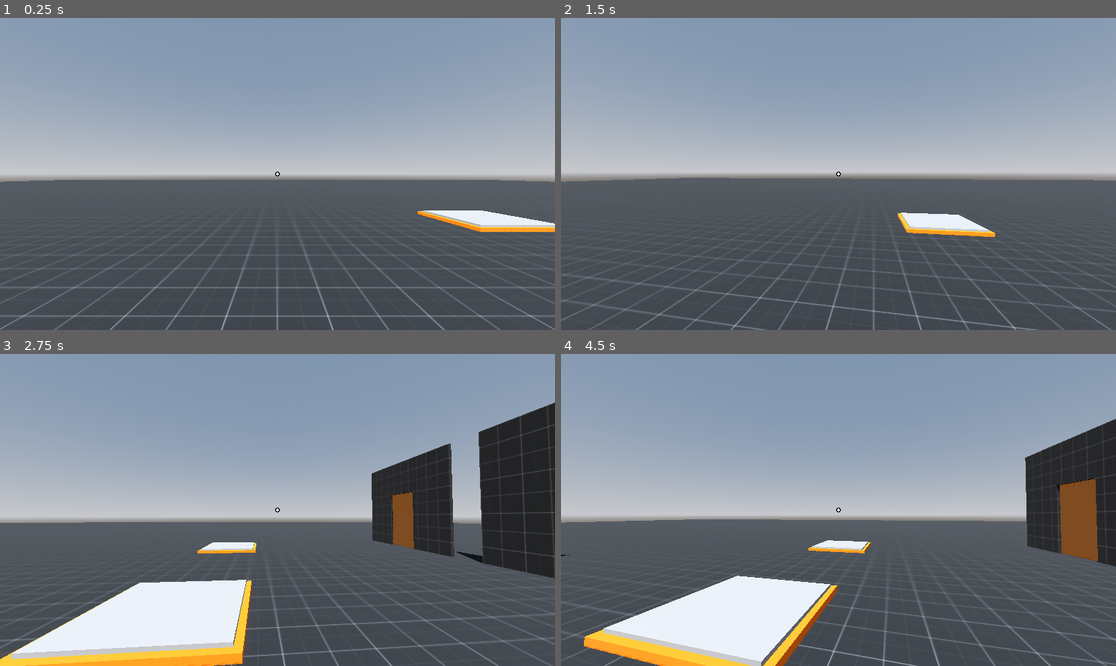
Above: before the commit, frames 1-4 (two rows, left to right).
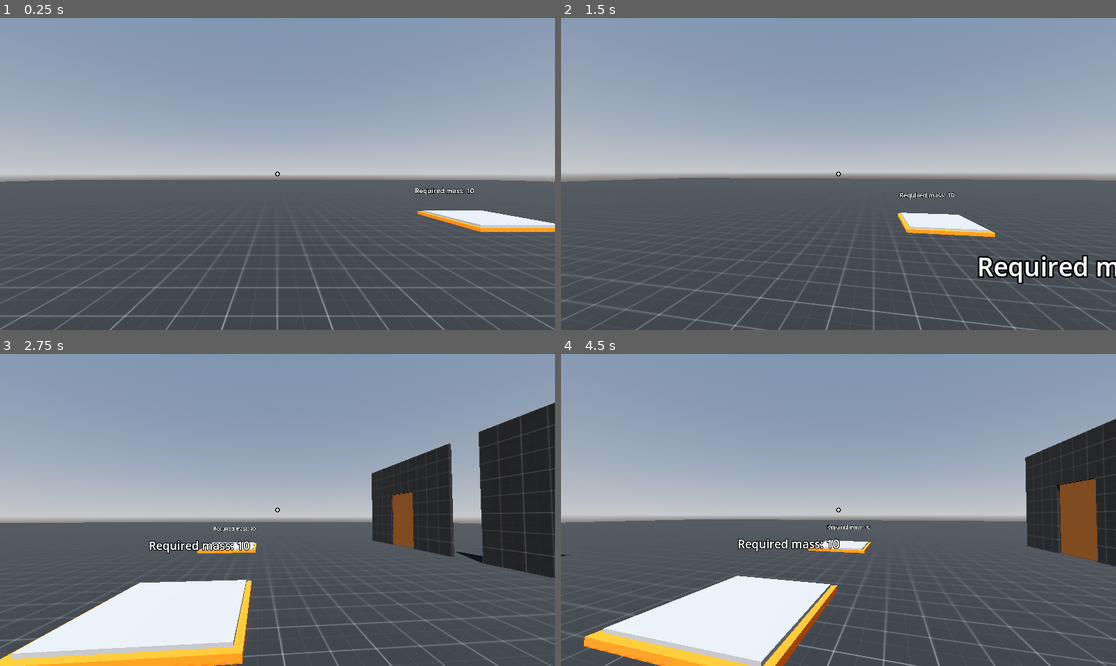
Above: after the commit, the same moments.

Repository: Radian6405/Rescale
Game: Godot game, scene res://levels/sandbox.tscn
The game is run twice, just before and just after one commit, with the same random seed, the same clock (stepped at 60 frames per second) and the same inputs. This scene is started directly instead of the project's main scene.
Inputs (mouse positions are in pixels of both pictures, inside the frame that each line leads up to):
- Up to frame 1 (0.25 s): no input
- Up to frame 2 (1.5 s): tap Enter at 0.5 s; move the mouse to (866, 174) at 0.52 s; hold D (move_right) 0.53-1.28 s; tap Q (decrease_size) at 0.6 s; tap Space (jump) at 0.77 s; move the mouse to (810, 174) at 1.27 s; hold S (move_back) from 1.28 s (still down); click (810, 174) at 1.35 s
- Up to frame 3 (2.75 s): tap Space (jump) at 1.52 s; move the mouse to (288, 503) at 2.02 s; release S (move_back) at 2.03 s; hold D (move_right) from 2.03 s (still down); tap E (increase_size) at 2.1 s
- Up to frame 4 (4.5 s): move the mouse to (832, 516) at 2.77 s; tap F (interact) at 2.85 s; tap Space (jump) at 3.02, 3.77 s; move the mouse to (877, 513) at 3.52 s; release D (move_right) at 3.53 s; hold A (move_left) from 3.53 s (still down); tap W (move_front) at 3.6 s; move the mouse to (794, 506) at 4.27 s; tap Shift (sprint) at 4.35 s

The runs differ from the first frame. In frame 1, 0.1% of the frame differs, in the area x 74-86%, y 54-57%; in frame 2, 1.3%, in the area x 60-100%, y 55-86%; in frame 3, 0.4%; in frame 4, 0.5%.

Commit message:
feat: platforms now have required mass indicator

Diff:
--- a/levels/Chapter 1/level_1_1.tscn
+++ b/levels/Chapter 1/level_1_1.tscn
@@ -31,7 +31,7 @@
 size = Vector3(10, 5, 20)
 
 [sub_resource type="BoxShape3D" id="BoxShape3D_lx81q"]
-size = Vector3(19.9, 5, 6)
+size = Vector3(14.9, 5, 6)
 
 [sub_resource type="StyleBoxFlat" id="StyleBoxFlat_pifn7"]
 bg_color = Color(0, 0, 0, 0.470588)
@@ -111,7 +111,7 @@
 [node name="PlatformManager" type="Node3D" parent="."]
 
 [node name="Platform" parent="PlatformManager" node_paths=PackedStringArray("door_obj") instance=ExtResource("4_ixbcv")]
-transform = Transform3D(1, 0, 0, 0, 1, 0, 0, 0, 1, -3, 0, 11)
+transform = Transform3D(-1, 0, -8.74228e-08, 0, 1, 0, 8.74228e-08, 0, -1, -3, 0, 11)
 door_obj = NodePath("../../DoorManager/BrownDoor")
 
 [node name="CollisionShape3D" parent="PlatformManager/Platform/Area3D" index="0"]
@@ -168,7 +168,7 @@
 [node name="tut3area" type="Area3D" parent="TutorialManager/tut3"]
 
 [node name="CollisionShape3D" type="CollisionShape3D" parent="TutorialManager/tut3/tut3area"]
-transform = Transform3D(1, 0, 0, 0, 1, 0, 0, 0, 1, 15.05, 2.5, 11)
+transform = Transform3D(1, 0, 0, 0, 1, 0, 0, 0, 1, 17.55, 2.5, 11)
 shape = SubResource("BoxShape3D_lx81q")
 
 [node name="VBoxContainer2" type="VBoxContainer" parent="TutorialManager"]
--- a/scenes/pickups/cylinder_pickup.tscn
+++ b/scenes/pickups/cylinder_pickup.tscn
@@ -13,7 +13,7 @@
 min_scale = 0.3
 
 [node name="MassLabel" parent="MassLabelController" index="0"]
-transform = Transform3D(1, 0, 0, 0, 1, 0, 0, 0, 1, 0, 1.3, 0)
+transform = Transform3D(1, 0, 0, 0, 1, 0, 0, 0, 1, 0, 1.2, 0)
 
 [node name="MeshInstance3D" type="MeshInstance3D" parent="ScaleController" index="0"]
 mesh = SubResource("CylinderMesh_hxt81")
--- a/scenes/platforms/box_platform.tscn
+++ b/scenes/platforms/box_platform.tscn
@@ -53,3 +53,6 @@
 [node name="MeshInstance3D5" type="MeshInstance3D" parent="." index="6"]
 transform = Transform3D(-4.37114e-08, -1, 4.37114e-08, 0, -4.37114e-08, -1, 1, -4.37114e-08, 1.91069e-15, 1.05, 0.5, 0)
 mesh = SubResource("BoxMesh_tblj3")
+
+[node name="MassLabel" parent="." index="7"]
+transform = Transform3D(1, 0, 0, 0, 1, 0, 0, 0, 1, 0, 1.4, 0)
--- a/scenes/platforms/orange_platform.tscn
+++ b/scenes/platforms/orange_platform.tscn
@@ -41,3 +41,6 @@
 [node name="CollisionShape3D" type="CollisionShape3D" parent="." index="3"]
 transform = Transform3D(1, 0, 0, 0, 1, 0, 0, 0, 1, 0, 0.075, 0)
 shape = SubResource("BoxShape3D_xonoh")
+
+[node name="MassLabel" parent="." index="4"]
+transform = Transform3D(1, 0, 0, 0, 1, 0, 0, 0, 1, 0, 0.8, 1.3)
--- a/scenes/platforms/platform.gd
+++ b/scenes/platforms/platform.gd
@@ -1,6 +1,8 @@
 extends StaticBody3D
 
 class_name platform
+
+@onready var mass_label: Label3D = $MassLabel
 
 @export var MASS_REQUIRED := 10
 var current_mass := 0:
@@ -14,6 +16,15 @@
 
 @export var door_obj: door
 
+func _ready() -> void:
+	mass_label.text = "Required mass: " + str(MASS_REQUIRED)
+
+func _process(delta: float) -> void:
+	if current_mass < MASS_REQUIRED:
+		mass_label.visible = true
+		mass_label.text = "Required mass: " + str(MASS_REQUIRED - current_mass)
+	else:
+		mass_label.visible = false
 func _on_area_3d_body_entered(body: Node3D) -> void:
 	if body is pickup_object:
 		current_mass += body.mass
--- a/scenes/platforms/platform.tscn
+++ b/scenes/platforms/platform.tscn
@@ -19,5 +19,10 @@
 transform = Transform3D(1, 0, 0, 0, 1, 0, 0, 0, 1, 0, 0.5, 0)
 shape = SubResource("BoxShape3D_2pmgn")
 
+[node name="MassLabel" type="Label3D" parent="."]
+billboard = 1
+text = "text"
+font_size = 48
+
 [connection signal="body_entered" from="Area3D" to="." method="_on_area_3d_body_entered"]
 [connection signal="body_exited" from="Area3D" to="." method="_on_area_3d_body_exited"]
